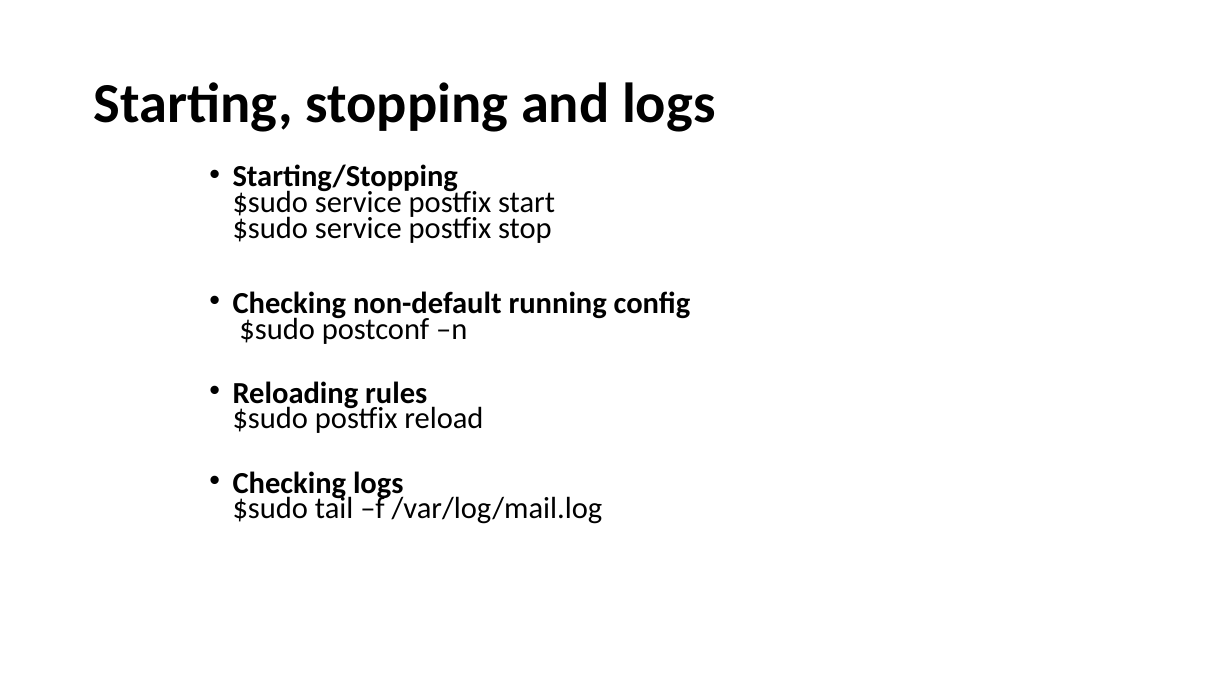
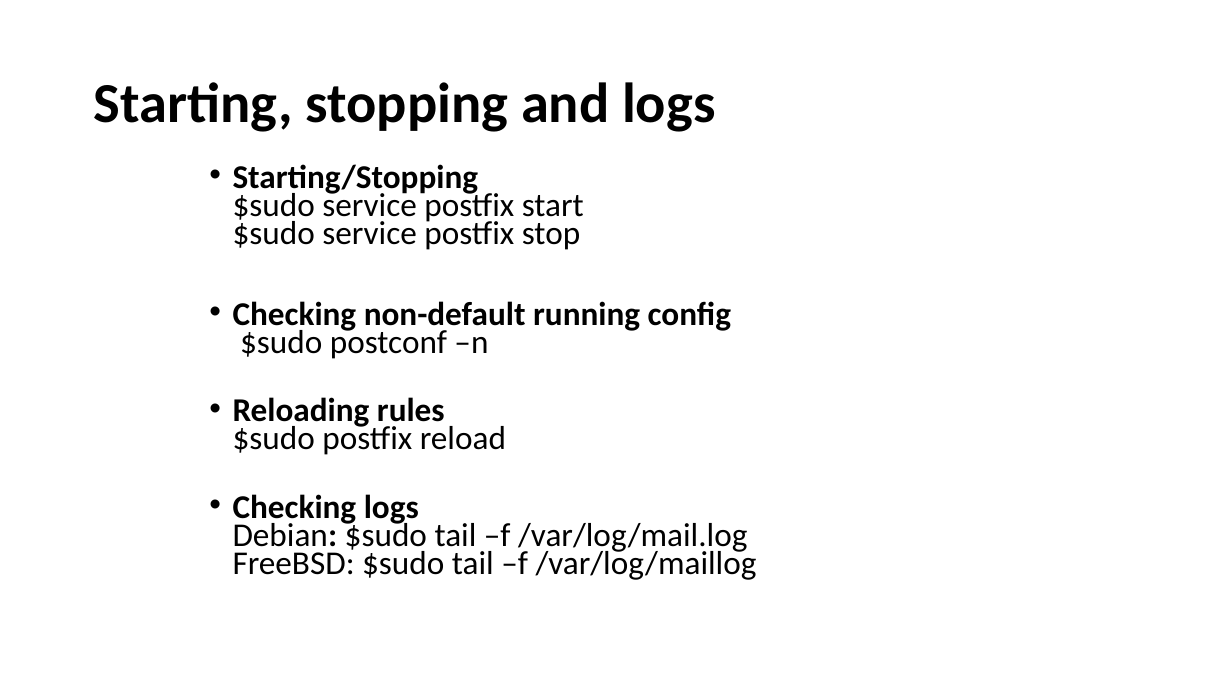
Before and after one commit to afnog/sse, a slide deck: slide 23 of postfix/postfix_preso.pptx (slide 17 before the commit). Drawn at 1232x693 pixels with LibreOffice and Linux fonts; fonts in the diff are those of the drawing. Boxes give left, top, right and bottom in pixels: in the first picture for what was removed or moved away, otherwise in the second. Text is boxed around its words. In the diff, an @@ line names an element or a change of style, - is before the commit and + after.

```diff
--- a/postfix/postfix_preso.pptx
+++ b/postfix/postfix_preso.pptx
@@ text at [233,164,732,455]: size 23.8 to 25.9 pt in "Starting/Stopping $sudo service postfix start $sudo service ...", "Checking non-default running config $sudo postconf –n", "Reloading rules $sudo postfix reload" @@
@@ text at [233,494,757,580]: text changed; size 23.8 to 25.9 pt @@
-• Checking logs
-  $sudo tail –f /var/log/mail.log
+• Checking logs
+  Debian: $sudo tail –f /var/log/mail.log
+  FreeBSD: $sudo tail –f /var/log/maillog
```
Also in this commit, not shown: 5 other slides changed, 6 slides added, 3 other files.
